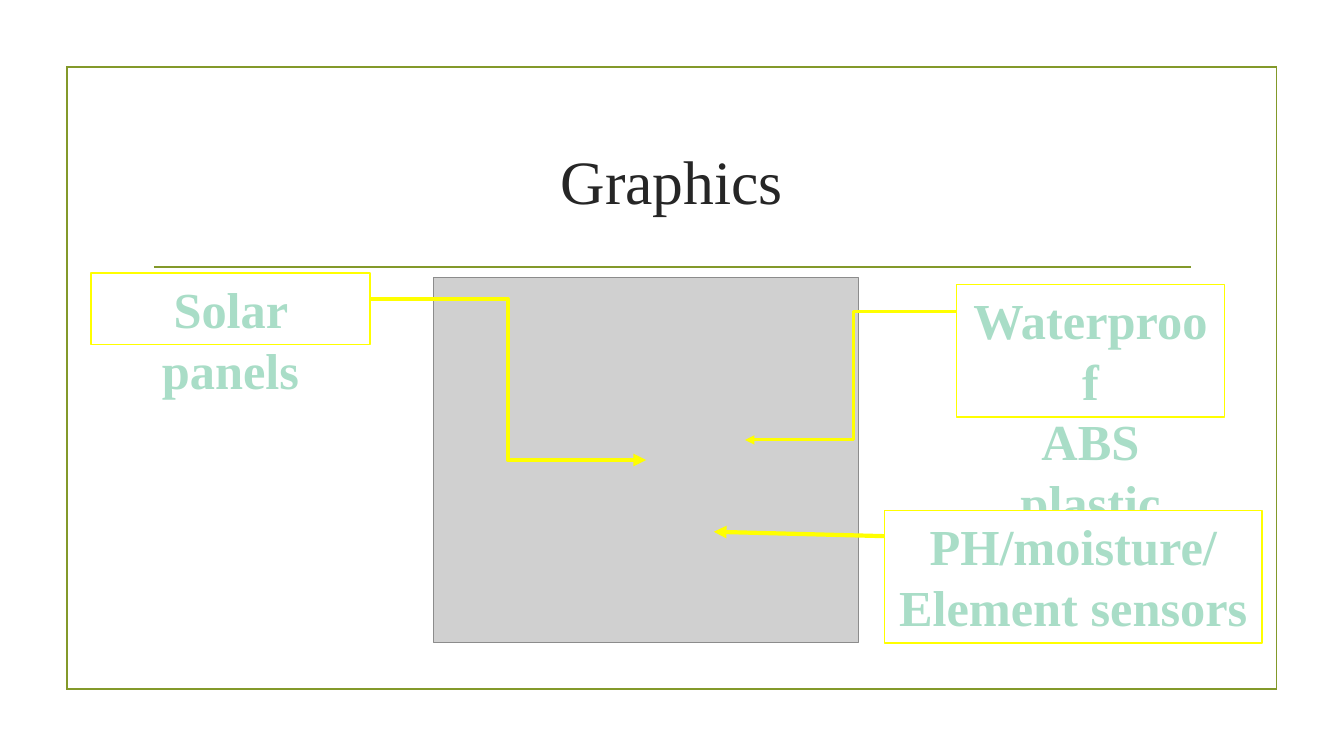
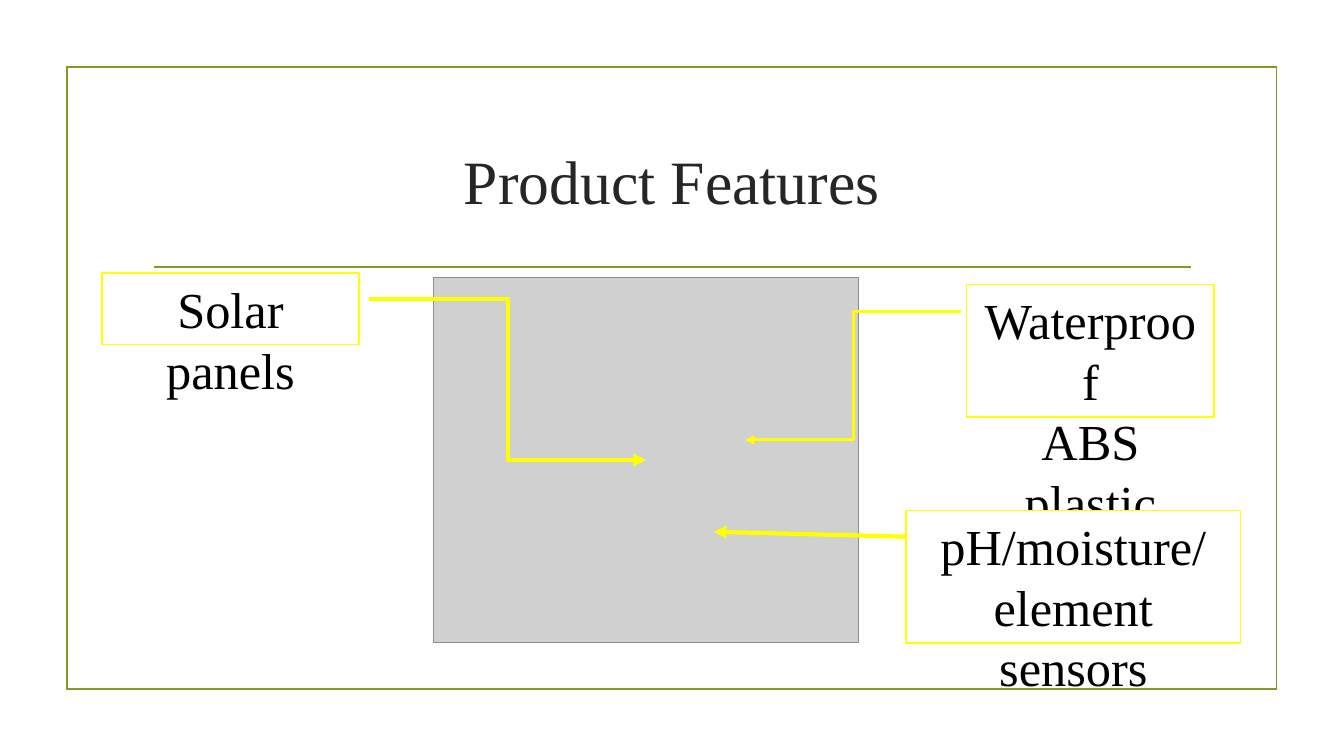
Before and after one commit to johnkmj/tufts_comp50_shared, a slide deck: slide 3 of HW1.pptx. Drawn at 1344x756 pixels with LibreOffice and Linux fonts; fonts in the diff are those of the drawing; grey boxes stand for pictures; background and template pictures are left out. Boxes give left, top, right and bottom in pixels: in the first picture for what was removed or moved away, otherwise in the second. Text is boxed around its words. In the diff, an @@ line names an element or a change of style, - is before the commit and + after.

Commit message:
HW1

```diff
--- a/HW1.pptx
+++ b/HW1.pptx
@@ title at <box>464,161,880,205</box>: text changed @@
-Graphics
+Product Features
@@ rectangle "Solar panels" at <box>102,273,359,345</box>: text colour #A9DDC7 to #000000, letter outline #3C9770 1.75 pt to none, bold off @@
@@ rectangle "Solar panels": place and size @@
-rectangle "Solar panels" at <box>91,273,370,345</box>
+rectangle "Solar panels" at <box>102,273,359,345</box>
@@ rectangle "Waterproof": place and size @@
-rectangle "Waterproof" at <box>957,284,1225,416</box>
+rectangle "Waterproof" at <box>967,284,1215,416</box>
@@ rectangle "Waterproof" at <box>967,284,1215,416</box>: text colour #A9DDC7 to #000000, letter outline #3C9770 1.75 pt to none, bold off @@
@@ rectangle "pH/moisture/": place and size @@
-rectangle "pH/moisture/" at <box>885,511,1262,643</box>
+rectangle "pH/moisture/" at <box>906,511,1241,643</box>
@@ text in rectangle at <box>940,531,1206,690</box>: text changed; text colour #A9DDC7 to #000000; bold off @@
-PH/moisture/
-Element sensors
+pH/moisture/
+element sensors
```
Also in this commit, not shown: 1 slide added, 1 slide removed.
